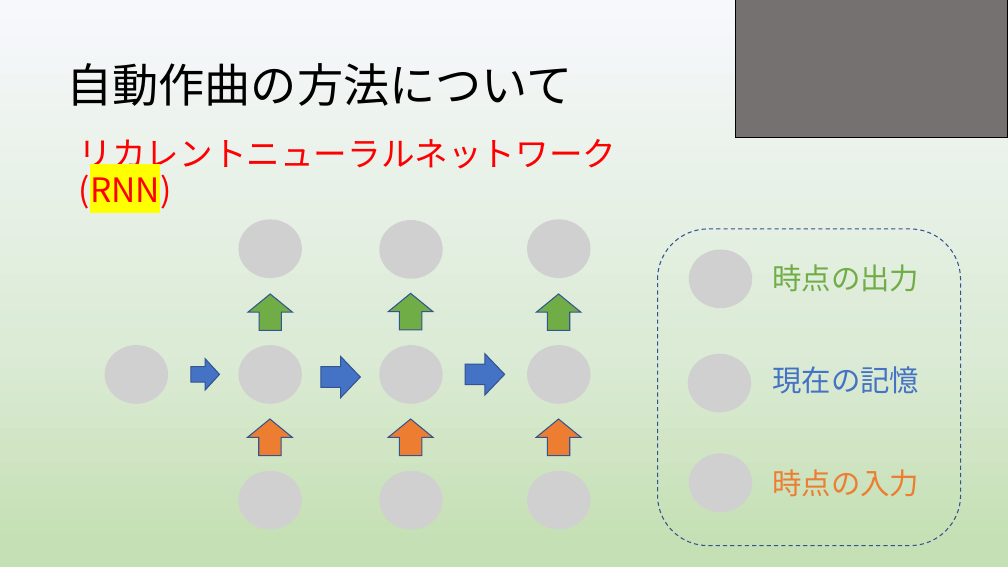
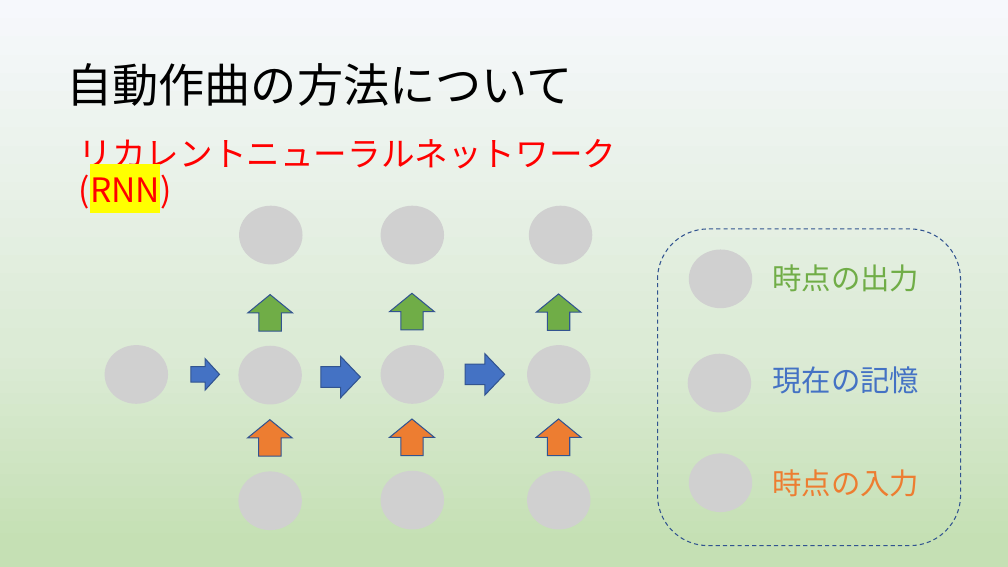
Before and after one commit to yoshitake266/bitComposer_prj, a slide deck: slide 6 of presentation/graduation/bit Composer3 .pptx. Drawn at 1008x567 pixels with LibreOffice and Linux fonts; fonts in the diff are those of the drawing; grey boxes stand for pictures. Boxes give left, top, right and bottom in pixels: in the first picture for what was removed or moved away, otherwise in the second. Text is boxed around its words. In the diff, an @@ line names an element or a change of style, - is before the commit and + after.

```diff
--- a/presentation/graduation/bit Composer3 .pptx
+++ b/presentation/graduation/bit Composer3 .pptx
@@ rectangle removed at <box>736,0,1008,138</box> @@
@@ 3 pictures: place and size @@
-3 pictures at <box>238,219,591,279</box>
+3 pictures at <box>239,206,593,265</box>
```
Also in this commit, not shown: 9 other slides changed, 1 slide added, 7 slides removed.
